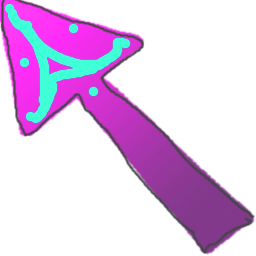
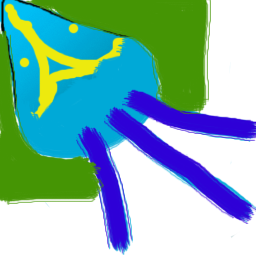
Layered file, before and after one edit (w=256, h=256). Changes by layer:
painted on "Layer 4" over (x1=0, y1=0, x2=256, y2=256)
